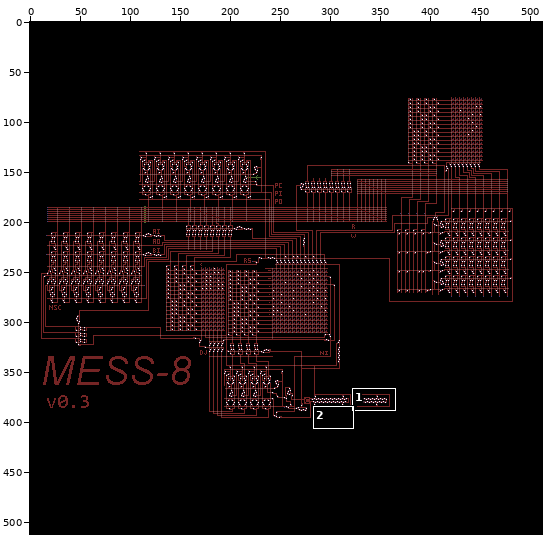
One commit to this sprite sheet: computer.png. The first picture is a wide view before the edit; the outline marks the close-up.
Close-up. First the earlier version:
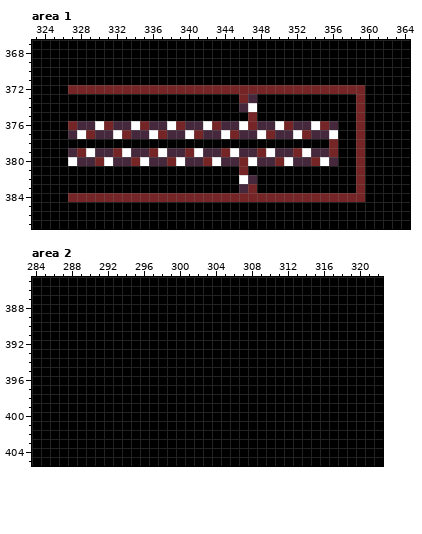
The file is 512x512 pixels. Shown: area 1: x 323..364, y 367..387; area 2: x 284..322, y 385..405. The commit also changed other parts of the picture, which this record leaves out.
The result:
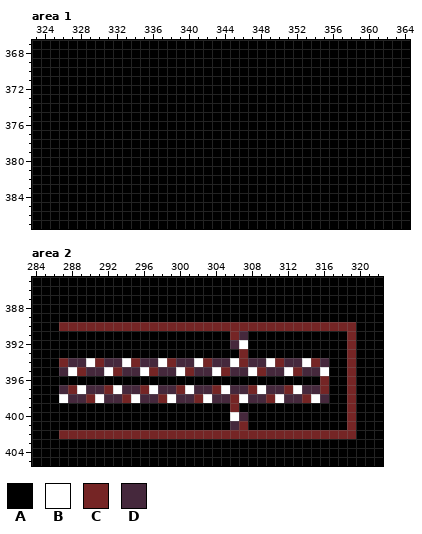
Palette (. is transparent): A #000000  B #ffffff  C #752525  D #45283c
Changes in this commit:
Area 1:
y 372: x 327..359 CCCCCCCCCCCCCCCCCCCCCCCCCCCCCCCCC -> AAAAAAAAAAAAAAAAAAAAAAAAAAAAAAAAA
y 373: x 346..347 CD -> AA; x 359 C -> A
y 374: x 346..347 DB -> AA; x 359 C -> A
y 375: x 347 C -> A; x 359 C -> A
y 376: x 327..356 CDDBCDDBCDDBCDDBCDDBCDDBCDDBCD -> AAAAAAAAAAAAAAAAAAAAAAAAAAAAAA; x 359 C -> A
y 377: x 327..356 DBCDDBCDDBCDDBCDDBCDDBCDDBCDDB -> AAAAAAAAAAAAAAAAAAAAAAAAAAAAAA; x 359 C -> A
y 378: x 356 C -> A; x 359 C -> A
y 379: x 327..356 DCBDDCBDDCBDDCBDDCBDDCBDDCBDDC -> AAAAAAAAAAAAAAAAAAAAAAAAAAAAAA; x 359 C -> A
y 380: x 327..356 BDDCBDDCBDDCBDDCBDDCBDDCBDDCBD -> AAAAAAAAAAAAAAAAAAAAAAAAAAAAAA; x 359 C -> A
y 381: x 346 C -> A; x 359 C -> A
y 382: x 346..347 BD -> AA; x 359 C -> A
y 383: x 346..347 DC -> AA; x 359 C -> A
y 384: x 327..359 CCCCCCCCCCCCCCCCCCCCCCCCCCCCCCCCC -> AAAAAAAAAAAAAAAAAAAAAAAAAAAAAAAAA
Area 2:
y 390: x 287..319 AAAAAAAAAAAAAAAAAAAAAAAAAAAAAAAAA -> CCCCCCCCCCCCCCCCCCCCCCCCCCCCCCCCC
y 391: x 306..307 AA -> CD; x 319 A -> C
y 392: x 306..307 AA -> DB; x 319 A -> C
y 393: x 307 A -> C; x 319 A -> C
y 394: x 287..316 AAAAAAAAAAAAAAAAAAAAAAAAAAAAAA -> CDDBCDDBCDDBCDDBCDDBCDDBCDDBCD; x 319 A -> C
y 395: x 287..316 AAAAAAAAAAAAAAAAAAAAAAAAAAAAAA -> DBCDDBCDDBCDDBCDDBCDDBCDDBCDDB; x 319 A -> C
y 396: x 316 A -> C; x 319 A -> C
y 397: x 287..316 AAAAAAAAAAAAAAAAAAAAAAAAAAAAAA -> DCBDDCBDDCBDDCBDDCBDDCBDDCBDDC; x 319 A -> C
y 398: x 287..316 AAAAAAAAAAAAAAAAAAAAAAAAAAAAAA -> BDDCBDDCBDDCBDDCBDDCBDDCBDDCBD; x 319 A -> C
y 399: x 306 A -> C; x 319 A -> C
y 400: x 306..307 AA -> BD; x 319 A -> C
y 401: x 306..307 AA -> DC; x 319 A -> C
y 402: x 287..319 AAAAAAAAAAAAAAAAAAAAAAAAAAAAAAAAA -> CCCCCCCCCCCCCCCCCCCCCCCCCCCCCCCCC
Where, in picture pixels (left, top, right, bottom), the same in both close-ups:
changed: (68, 85, 365, 202)
changed: (59, 322, 356, 439)
